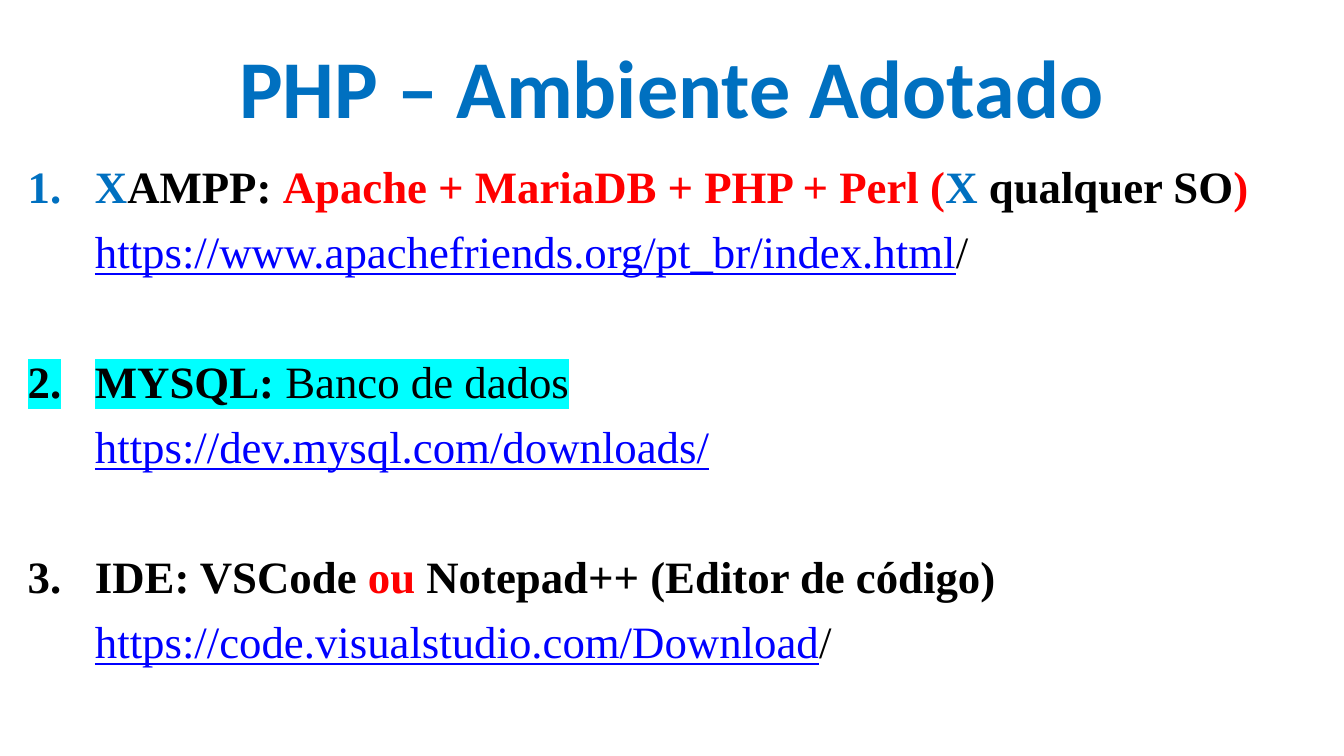
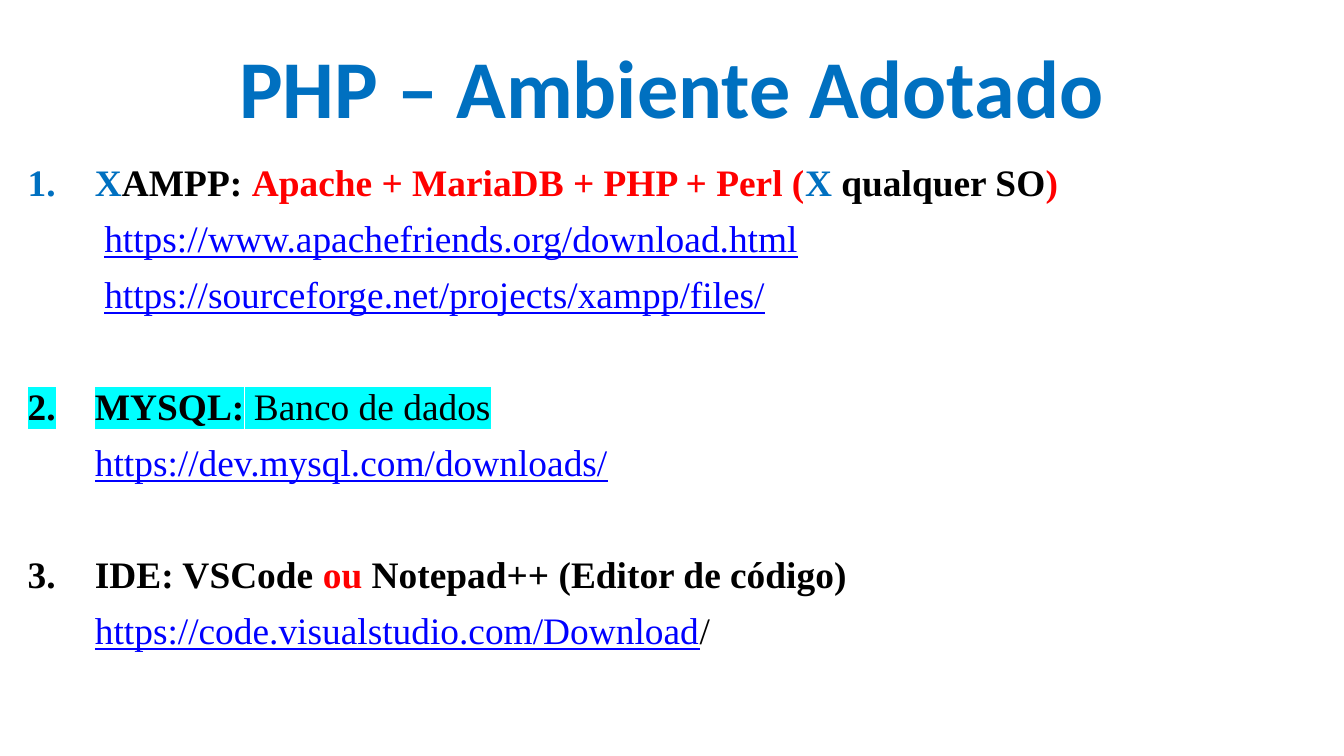
Before and after one commit to CloudEducationBrazil/WydenDesenvolvimentoWebPHP, a slide deck: slide 11 of 01 Classes/Aula 12 e 13 Desenvolvimento Web PHP - PHP.pptx. Drawn at 1344x756 pixels with LibreOffice and Linux fonts; fonts in the diff are those of the drawing; background and template pictures are left out. Boxes give left, top, right and bottom in pixels: in the first picture for what was removed or moved away, otherwise in the second. Text is boxed around its words. In the diff, an @@ line names an element or a change of style, - is before the commit and + after.

```diff
--- a/01 Classes/Aula 12 e 13 Desenvolvimento Web PHP - PHP.pptx
+++ b/01 Classes/Aula 12 e 13 Desenvolvimento Web PHP - PHP.pptx
@@ text at [95, 170, 1058, 651]: size 24 to 20 pt in "XAMPP: Apache + MariaDB + PHP + ...", "MYSQL: Banco de dados", "https://dev.mysql.com/downloads/", "IDE: VSCode ou Notepad++ (Editor de código)" and 1 more places @@
@@ text at [104, 225, 797, 315]: text changed; size 24 to 20 pt @@
-https://www.apachefriends.org/pt_br/index.html/
+https://www.apachefriends.org/download.html
+https://sourceforge.net/projects/xampp/files/
```
Also in this commit, not shown: 6 other slides changed.
